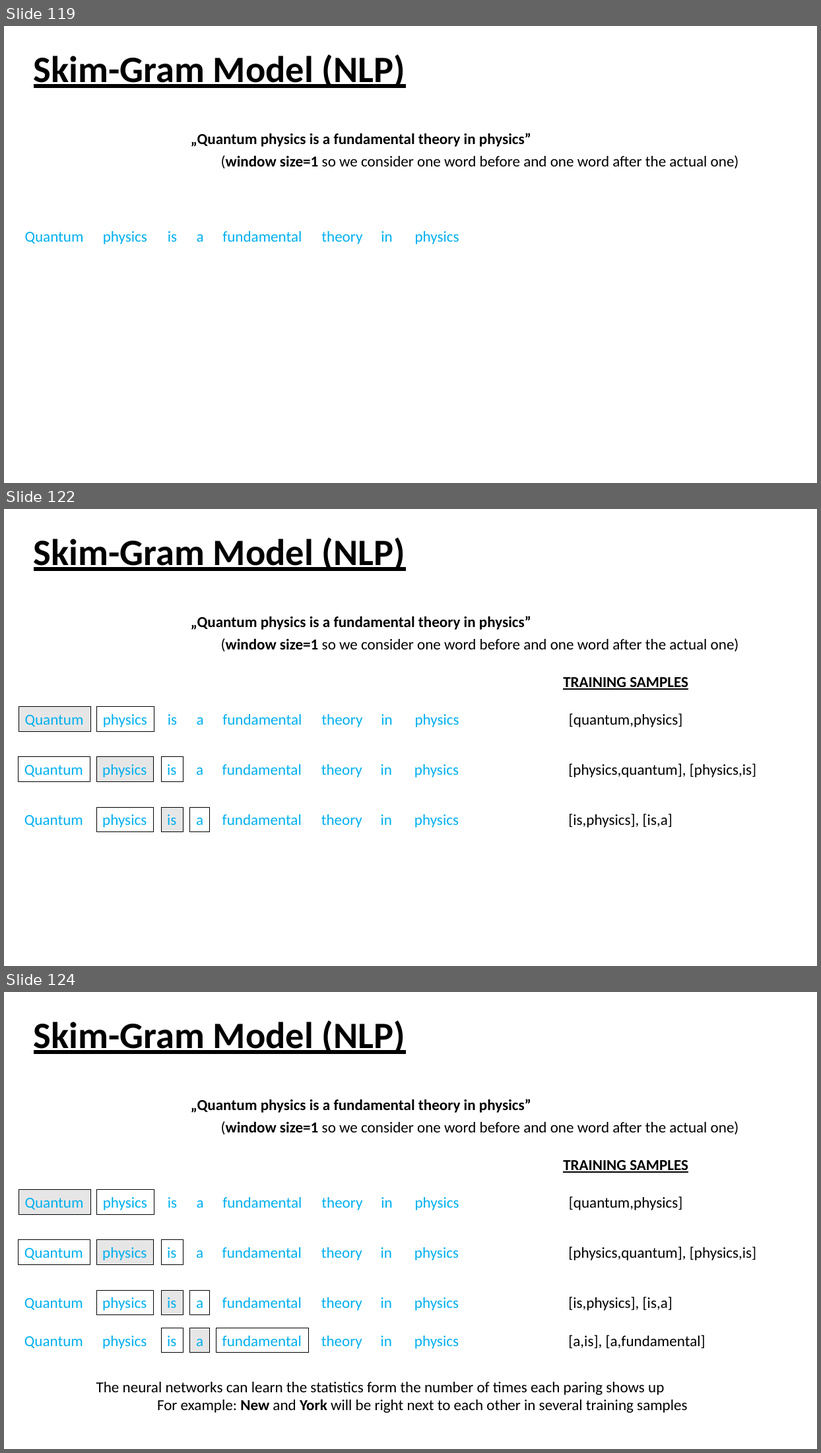
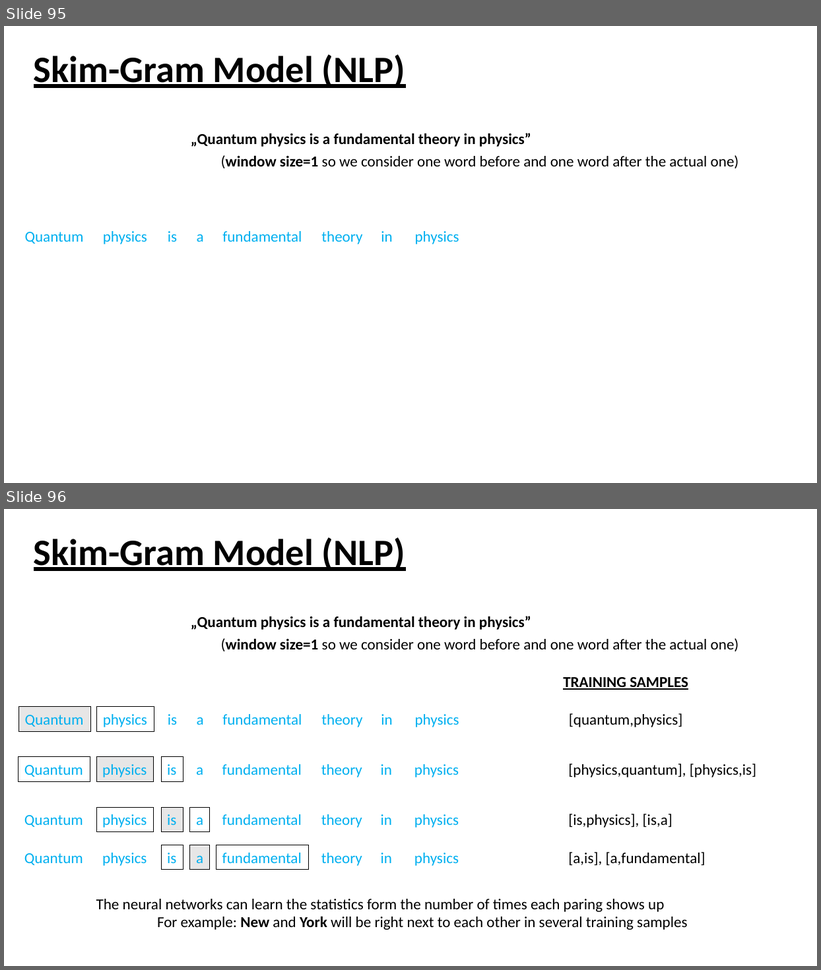
Before and after one commit to woosa7/udacity_projects, a slide deck: ML_DL_Balazs/Lec_Notes/note_DL.pptx. Shown one above the other, each under a label of ours: slides 119, 122 and 124 before the commit, slides 95 and 96 after it; the slides between them are not shown. The pictures are 821x1453 and 821x970 pixels, drawn with LibreOffice and Linux fonts; fonts in the diff are those of the drawing. Boxes give left, top, right and bottom in pixels: in the first picture for what was removed or moved away, otherwise in the second. Text is boxed around its words. In the diff, an @@ line names an element or a change of style, - is before the commit and + after.

```diff
--- a/ML_DL_Balazs/Lec_Notes/note_DL.pptx
+++ b/ML_DL_Balazs/Lec_Notes/note_DL.pptx
@@ slide 122 removed at (x1=4, y1=509, x2=817, y2=966), background #FFFFFF @@
@@ title removed at (x1=34, y1=537, x2=405, y2=571) @@
-Skim-Gram Model (NLP)
@@ text removed at (x1=191, y1=616, x2=531, y2=630) @@
-„Quantum physics is a fundamental theory in physics”
@@ text removed at (x1=221, y1=638, x2=739, y2=652) @@
-(window size=1 so we consider one word before and one word after the actual one)
@@ text removed at (x1=563, y1=677, x2=688, y2=690) @@
-TRAINING SAMPLES
@@ rectangle removed at (x1=19, y1=706, x2=90, y2=731) @@
-Quantum
@@ rectangle removed at (x1=96, y1=706, x2=154, y2=731) @@
-physics
@@ text removed at (x1=168, y1=714, x2=177, y2=725) @@
-is
@@ text removed at (x1=197, y1=717, x2=204, y2=725) @@
-a
@@ text removed at (x1=222, y1=714, x2=302, y2=725) @@
-fundamental
@@ text removed at (x1=321, y1=714, x2=362, y2=727) @@
-theory
@@ text removed at (x1=381, y1=714, x2=392, y2=725) @@
-in
@@ text removed at (x1=415, y1=714, x2=459, y2=727) @@
-physics
@@ text removed at (x1=569, y1=714, x2=683, y2=727) @@
-[quantum,physics]
@@ rectangle removed at (x1=19, y1=757, x2=90, y2=782) @@
-Quantum
@@ rectangle removed at (x1=96, y1=757, x2=154, y2=782) @@
-physics
@@ rectangle removed at (x1=161, y1=757, x2=184, y2=782) @@
-is
@@ text removed at (x1=222, y1=764, x2=302, y2=775) @@
-fundamental
@@ text removed at (x1=321, y1=764, x2=362, y2=778) @@
-theory
@@ text removed at (x1=381, y1=764, x2=392, y2=775) @@
-in
@@ text removed at (x1=415, y1=764, x2=459, y2=778) @@
-physics
@@ text removed at (x1=568, y1=764, x2=756, y2=778) @@
-[physics,quantum], [physics,is]
@@ text removed at (x1=196, y1=767, x2=203, y2=775) @@
-a
@@ text removed at (x1=24, y1=815, x2=83, y2=827) @@
-Quantum
@@ rectangle removed at (x1=96, y1=807, x2=154, y2=832) @@
-physics
@@ rectangle removed at (x1=161, y1=807, x2=184, y2=832) @@
-is
@@ rectangle removed at (x1=190, y1=807, x2=209, y2=832) @@
-a
@@ text removed at (x1=222, y1=815, x2=302, y2=825) @@
-fundamental
@@ text removed at (x1=321, y1=815, x2=362, y2=828) @@
-theory
@@ text removed at (x1=381, y1=815, x2=392, y2=825) @@
-in
@@ text removed at (x1=415, y1=815, x2=459, y2=828) @@
-physics
@@ text removed at (x1=568, y1=814, x2=673, y2=828) @@
-[is,physics], [is,a]
@@ what was slide 119 is now slide 95 @@
@@ what was slide 124 is now slide 96 @@
```
Also in this commit, not shown: 1 slide changed, 27 other slides removed, 2 other files.
